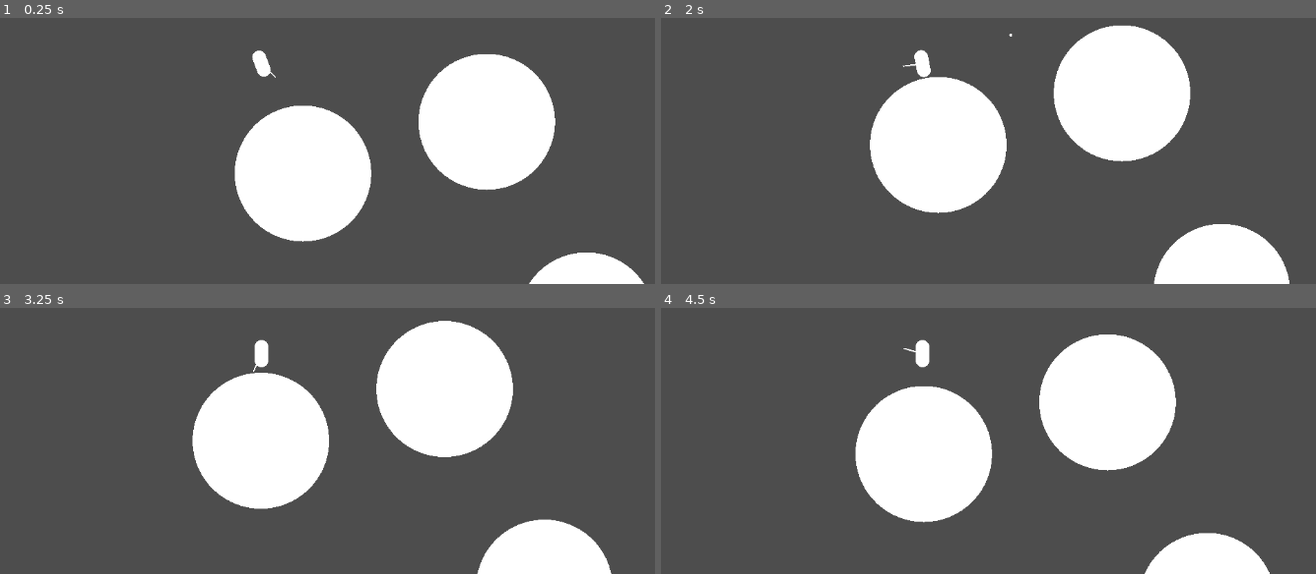
Above: before the commit, frames 1-4 (two rows, left to right).
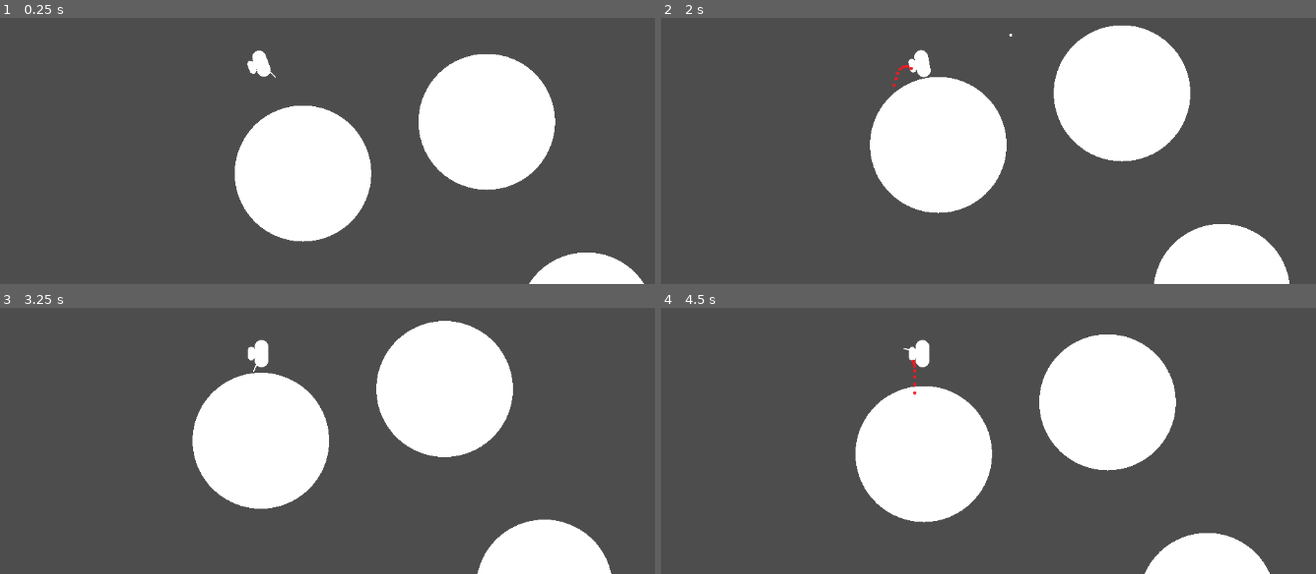
Above: after the commit, the same moments.

Repository: DmitrievDmitrii/asteroids
Game: Godot game, scene res://main.tscn
Same seed, same stepped clock (60 frames per second), same inputs: the game is played once before the commit and once after it.
Inputs (mouse positions are in pixels of both pictures, inside the frame that each line leads up to):
- Up to frame 1 (0.25 s): no input
- Up to frame 2 (2 s): move the mouse to (1093, 41) at 0.52 s; hold D (move_right) 0.53-1.28 s; tap Alt (jetpack) at 0.6, 1.35 s; click (1093, 41) at 0.67 s; tap Space (jump) at 0.77, 1.52 s; move the mouse to (765, 84) at 1.27 s; hold S (move_down) from 1.28 s (still down)
- Up to frame 3 (3.25 s): move the mouse to (outside the picture) at 2.02 s; release S (move_down) at 2.03 s; hold D (move_right) 2.03-2.78 s; tap Alt (jetpack) at 2.1, 2.85 s; move the mouse to (222, 441) at 2.77 s; hold W (move_up) from 2.78 s (still down); click (222, 441) at 2.92 s; tap Space (jump) at 3.02 s
- Up to frame 4 (4.5 s): move the mouse to (1158, 419) at 3.52 s; release W (move_up) at 3.53 s; hold A (move_left) from 3.53 s (still down); tap Alt (jetpack) at 3.6, 4.35 s; tap Space (jump) at 3.77 s; move the mouse to (outside the picture) at 4.27 s

The runs differ from the first frame. In frame 1, less than 0.1% of the frame differs, in the area x 37-40%, y 15-22%; in frame 2, less than 0.1%, in the area x 35-40%, y 15-27%; in frame 3, less than 0.1%; in frame 4, less than 0.1%.

Commit message:
added fire

Diff:
--- a/main.tscn
+++ b/main.tscn
@@ -13,7 +13,6 @@
 
 [node name="player" parent="." instance=ExtResource("2_dqcrw")]
 position = Vector2(171, 53)
-scale = Vector2(10, 10)
 
 [node name="asteroid2" parent="." instance=ExtResource("1_txdfa")]
 position = Vector2(501, 139)
--- a/player/player.gd
+++ b/player/player.gd
@@ -32,6 +32,7 @@
 
 func _physics_process(delta):
 	currentGravity = Vector2.ZERO
+	$jetpack/fire.emitting = false
 	if is_on_wall():
 		isOnJump = false
 		isOnJetpack = false
@@ -66,7 +67,9 @@
 	if Input.is_action_just_pressed("jetpack") and isOnJump:
 		isOnJetpack = true
 
-	if isOnJetpack:
+	if isOnJetpack and direction:
+		$jetpack/fire.emitting = true
 		velocity += direction * 0.4
 
+
 	move_and_slide()
--- a/player/player.tscn
+++ b/player/player.tscn
@@ -1,7 +1,8 @@
-[gd_scene load_steps=5 format=3 uid="uid://o4ok4vkibar2"]
+[gd_scene load_steps=8 format=3 uid="uid://o4ok4vkibar2"]
 
 [ext_resource type="Script" path="res://player/player.gd" id="1_don5y"]
 [ext_resource type="PackedScene" uid="uid://bq4uga3f5q44" path="res://player/gun.tscn" id="2_m10jt"]
+[ext_resource type="Texture2D" uid="uid://cqv7r1gxfl4yu" path="res://player/fire2.png" id="3_5t1e5"]
 
 [sub_resource type="CapsuleMesh" id="CapsuleMesh_0k528"]
 
@@ -9,7 +10,14 @@
 radius = 1.0
 height = 4.0
 
+[sub_resource type="CapsuleMesh" id="CapsuleMesh_u2kjn"]
+
+[sub_resource type="ParticleProcessMaterial" id="ParticleProcessMaterial_r8025"]
+particle_flag_disable_z = true
+gravity = Vector3(0, 98, 0)
+
 [node name="player" type="CharacterBody2D"]
+scale = Vector2(10, 10)
 collision_layer = 3
 motion_mode = 1
 script = ExtResource("1_don5y")
@@ -23,3 +31,14 @@
 shape = SubResource("CapsuleShape2D_dak8q")
 
 [node name="gun" parent="." instance=ExtResource("2_m10jt")]
+
+[node name="jetpack" type="MeshInstance2D" parent="."]
+position = Vector2(-1.5, 0)
+mesh = SubResource("CapsuleMesh_u2kjn")
+
+[node name="fire" type="GPUParticles2D" parent="jetpack"]
+position = Vector2(0, 1)
+emitting = false
+process_material = SubResource("ParticleProcessMaterial_r8025")
+texture = ExtResource("3_5t1e5")
+trail_lifetime = 0.71
Binary file added: player/fire.png
Not shown, added: player/fire.png.import
Binary file added: player/fire2.png
Not shown, added: player/fire2.png.import
